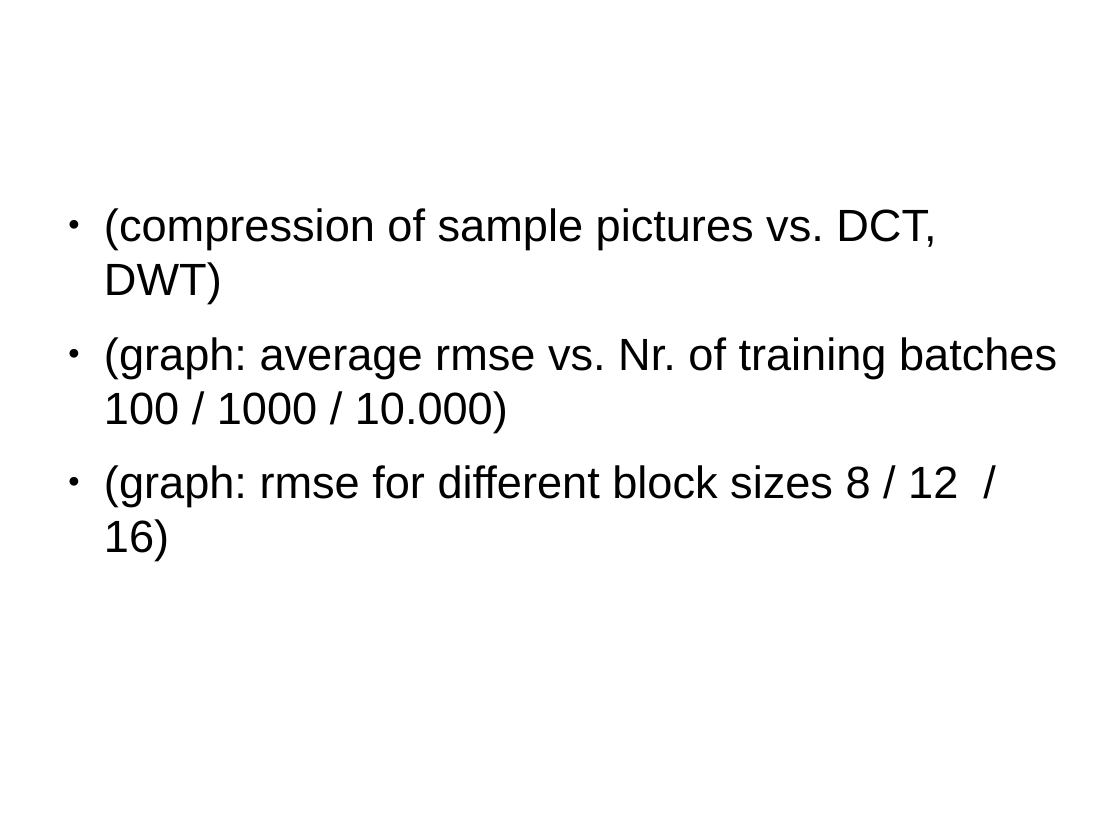
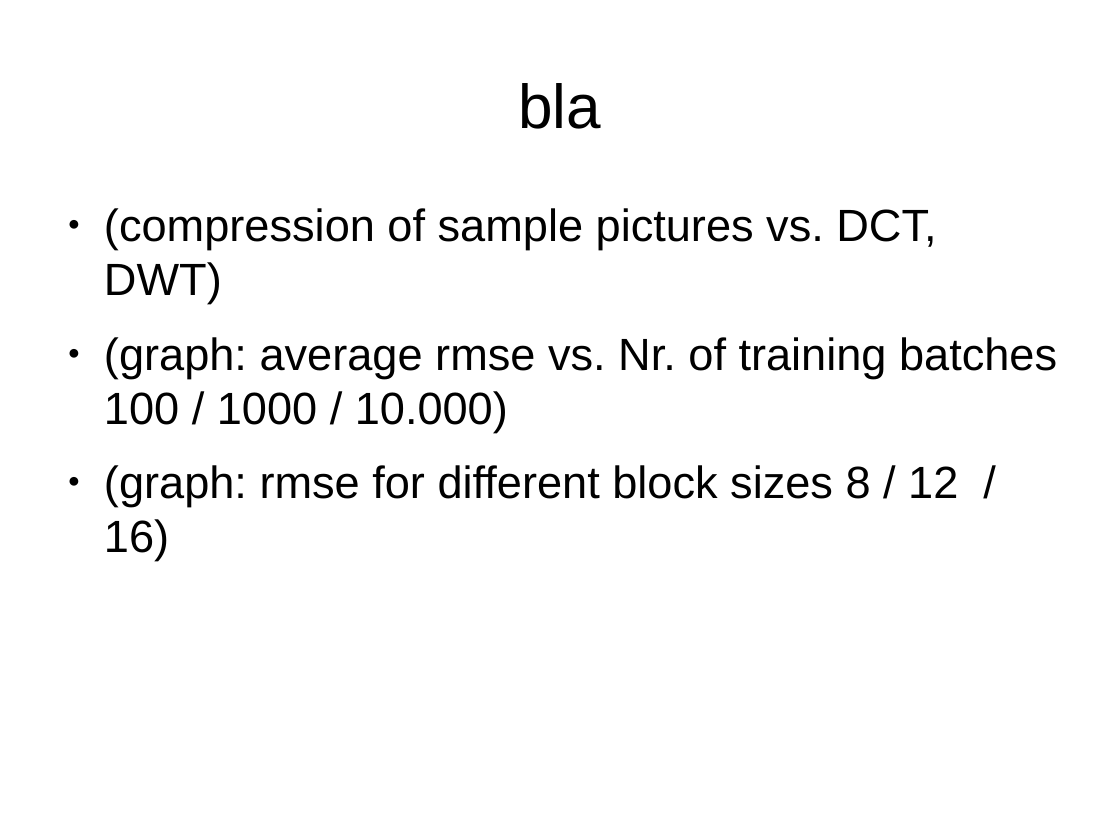
Before and after one commit to Sebu/sprs, a slide deck: slide 18 of progress_report/progress_report.odp. Drawn at 1120x840 pixels with LibreOffice and Linux fonts; fonts in the diff are those of the drawing. Boxes give left, top, right and bottom in pixels: in the first picture for what was removed or moved away, otherwise in the second. Text is boxed around its words. In the diff, an @@ line names an element or a change of style, - is before the commit and + after.

```diff
--- a/progress_report/progress_report.odp
+++ b/progress_report/progress_report.odp
@@ title added at [518, 83, 601, 129], 44 pt, text #000000 @@
+bla
```
Also in this commit, not shown: 11 other slides changed, 2 slides added, 2 slides removed.
